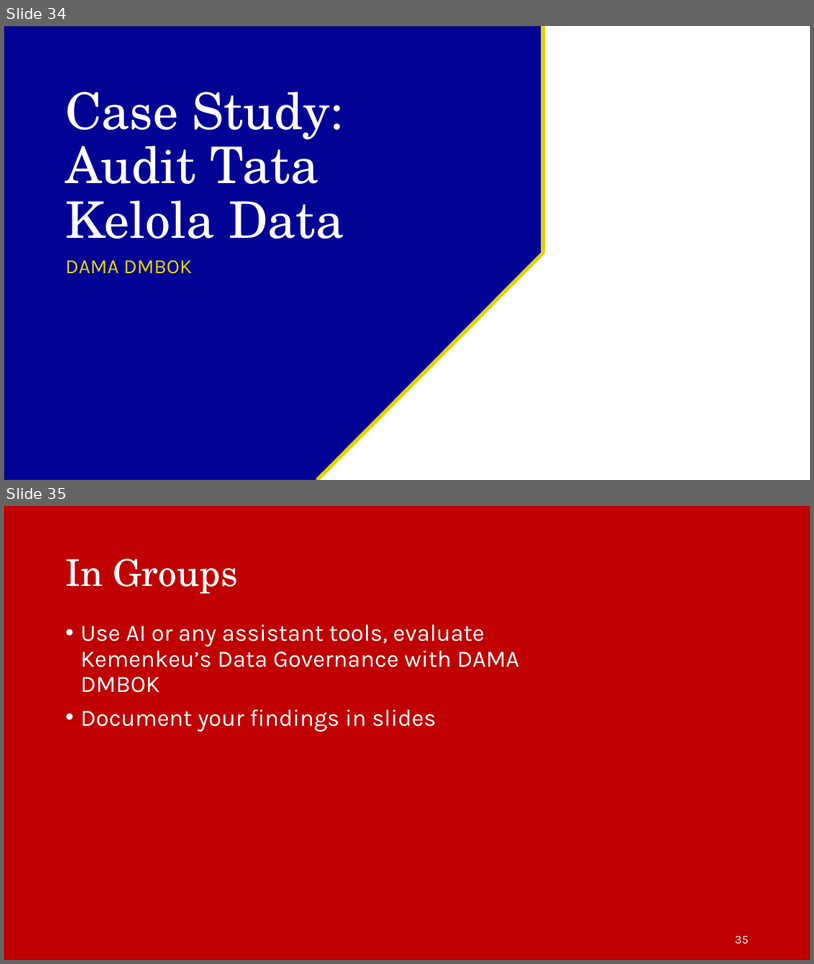
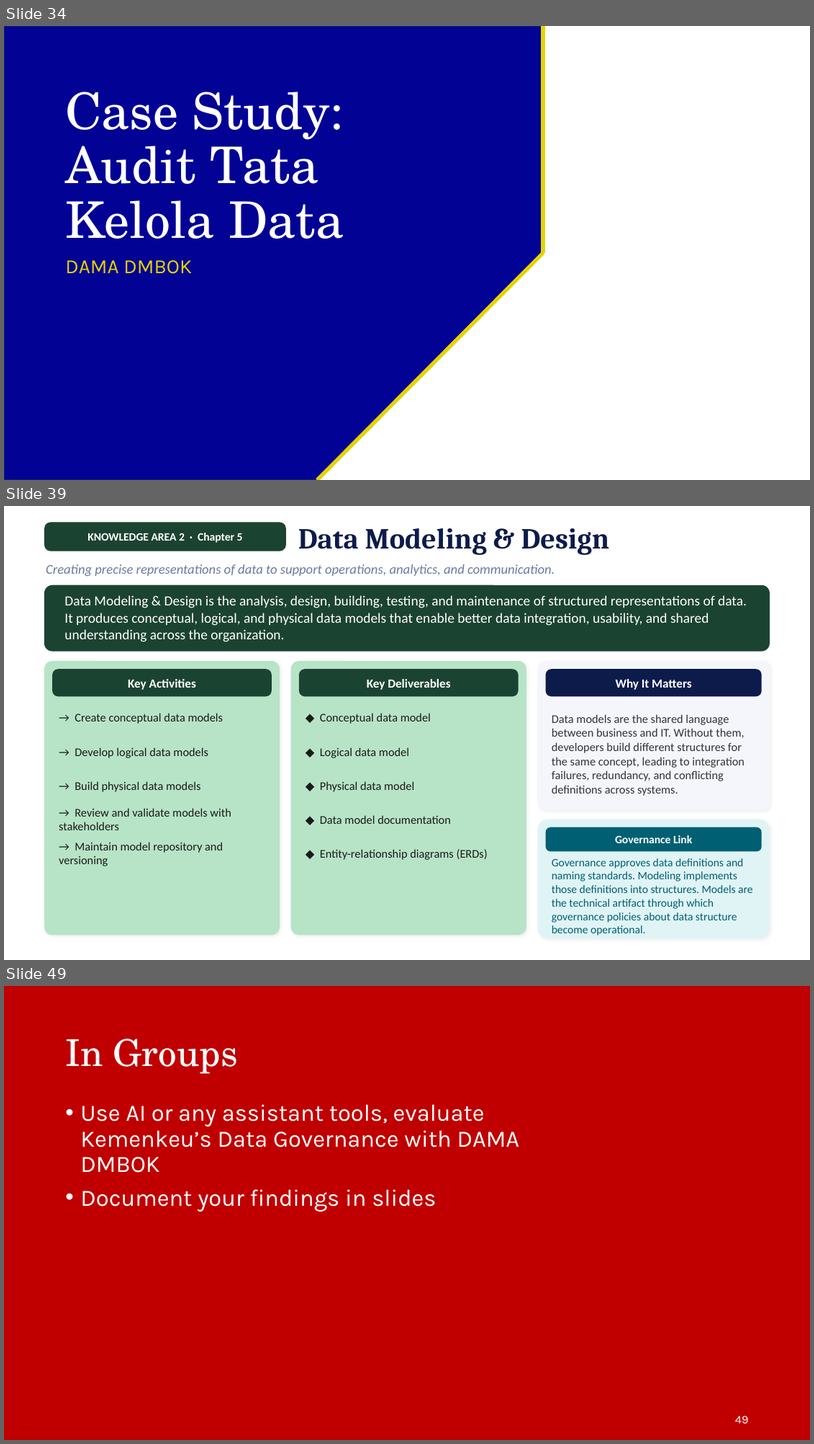
Before and after one commit to irfanradarma/Audit-SI, a slide deck: Slides/2026/06 - GTAG.pptx. Shown one above the other, each under a label of ours: slides 34 and 35 before the commit, slides 34, 39 and 49 after it; the slides between them are not shown. The pictures are 814x964 and 814x1444 pixels, drawn with LibreOffice and Linux fonts; fonts in the diff are those of the drawing; background and template pictures are left out. Boxes give left, top, right and bottom in pixels: in the first picture for what was removed or moved away, otherwise in the second. Text is boxed around its words. In the diff, an @@ line names an element or a change of style, - is before the commit and + after.

```diff
--- a/Slides/2026/06 - GTAG.pptx
+++ b/Slides/2026/06 - GTAG.pptx
@@ slide 39 added at bbox=[4, 506, 810, 960], background #FFFFFF @@
@@ rounded rectangle added at bbox=[44, 523, 286, 551], fill #1B4332 @@
@@ text added at bbox=[88, 533, 243, 543], 13.3 pt, text #FFFFFF, bold @@
+KNOWLEDGE AREA 2 · Chapter 5
@@ text added at bbox=[298, 528, 610, 555], 34.7 pt, text #0D1B4B, bold @@
+Data Modeling & Design
@@ text added at bbox=[46, 564, 555, 576], 16 pt, text #6B7A9F, italic @@
+Creating precise representations of data to support operations, analytics, and communication.
@@ rounded rectangle added at bbox=[44, 585, 771, 651], fill #1B4332 @@
@@ text added at bbox=[64, 595, 747, 642], 16.7 pt, text #FFFFFF @@
+Data Modeling & Design is the analysis, design, building, testing, and maintenance of structured representations of data. It produces conceptual, logical, and physical data models that enable better data integration, usability, and shared understanding across the organization.
@@ rounded rectangle added at bbox=[44, 661, 280, 935], fill #B7E4C7 @@
@@ rounded rectangle added at bbox=[52, 669, 272, 696], fill #1B4332 @@
@@ rounded rectangle added at bbox=[291, 661, 527, 935], fill #B7E4C7 @@
@@ rounded rectangle added at bbox=[299, 669, 519, 696], fill #1B4332 @@
@@ rounded rectangle added at bbox=[538, 661, 771, 811], fill #F4F6FC @@
@@ rounded rectangle added at bbox=[546, 669, 762, 696], fill #0D1B4B @@
@@ text added at bbox=[128, 679, 196, 690], 14.7 pt, text #FFFFFF, bold @@
+Key Activities
@@ text added at bbox=[367, 679, 450, 690], 14.7 pt, text #FFFFFF, bold @@
+Key Deliverables
@@ text added at bbox=[616, 679, 692, 690], 14.7 pt, text #FFFFFF, bold @@
+Why It Matters
@@ text added at bbox=[75, 713, 224, 723], 14 pt, text #1A1A1A @@
+→ Create conceptual data models
@@ text added at bbox=[320, 713, 431, 723], 14 pt, text #1A1A1A @@
+◆ Conceptual data model
@@ text added at bbox=[552, 714, 745, 795], 14 pt, text #333333 @@
+Data models are the shared language between business and IT. Without them, developers build different structures for the same concept, leading to integration failures, redundancy, and conflicting definitions across systems.
@@ text added at bbox=[75, 747, 208, 758], 14 pt, text #1A1A1A @@
+→ Develop logical data models
@@ text added at bbox=[320, 747, 409, 758], 14 pt, text #1A1A1A @@
+◆ Logical data model
@@ text added at bbox=[75, 781, 201, 792], 14 pt, text #1A1A1A @@
+→ Build physical data models
@@ text added at bbox=[320, 781, 414, 792], 14 pt, text #1A1A1A @@
+◆ Physical data model
@@ text added at bbox=[59, 808, 232, 830], 14 pt, text #1A1A1A @@
+→ Review and validate models with stakeholders
@@ text added at bbox=[320, 815, 451, 824], 14 pt, text #1A1A1A @@
+◆ Data model documentation
@@ rounded rectangle added at bbox=[538, 818, 771, 939], fill #E0F4F6 @@
@@ rounded rectangle added at bbox=[546, 827, 762, 852], fill #005F73 @@
@@ text added at bbox=[59, 842, 223, 866], 14 pt, text #1A1A1A @@
+→ Maintain model repository and versioning
@@ text added at bbox=[320, 849, 488, 860], 14 pt, text #1A1A1A @@
+◆ Entity-relationship diagrams (ERDs)
@@ text added at bbox=[615, 835, 692, 843], 13.3 pt, text #FFFFFF, bold @@
+Governance Link
@@ text added at bbox=[552, 858, 753, 935], 13.3 pt, text #005F73 @@
+Governance approves data definitions and naming standards. Modeling implements those definitions into structures. Models are the technical artifact through which governance policies about data structure become operational.
@@ what was slide 35 is now slide 49 @@
@@ page number at bbox=[736, 1415, 749, 1423]: text changed @@
-35
+49
```
Also in this commit, not shown: 13 other slides added.
